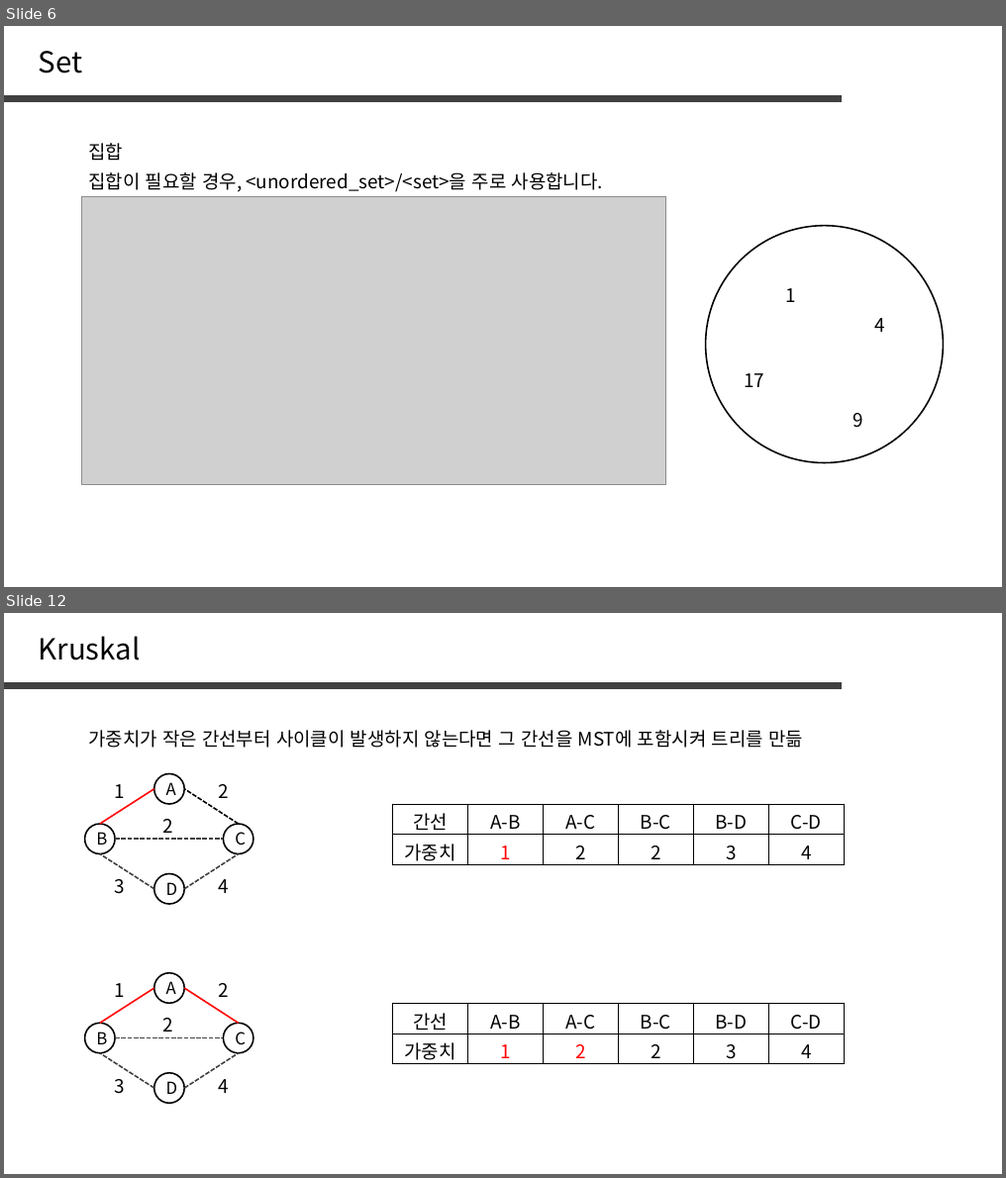
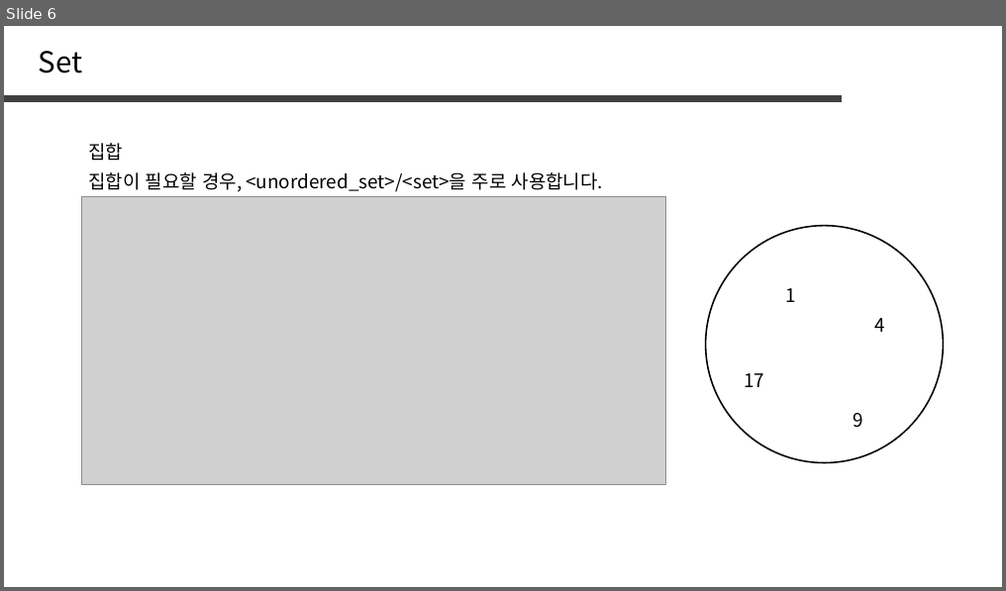
Before and after one commit to jaehoo1/PS-study, a slide deck: study/15_Hash Set, Hash Map.pptx. Shown one above the other, each under a label of ours: slides 6 and 12 before the commit, slide 6 after it; the slides between them are not shown. The pictures are 1006x1178 and 1006x591 pixels, drawn with LibreOffice and Linux fonts; fonts in the diff are those of the drawing; grey boxes stand for pictures. Boxes give left, top, right and bottom in pixels: in the first picture for what was removed or moved away, otherwise in the second. Text is boxed around its words. In the diff, an @@ line names an element or a change of style, - is before the commit and + after.

```diff
--- a/study/15_Hash Set, Hash Map.pptx
+++ b/study/15_Hash Set, Hash Map.pptx
@@ slide 12 removed at (x1=4, y1=613, x2=1002, y2=1174), background #FFFFFF @@
@@ text removed at (x1=39, y1=636, x2=141, y2=661) @@
-Kruskal
@@ line removed from (4, 685) to (843, 685) @@
@@ text removed at (x1=88, y1=730, x2=803, y2=748) @@
-가중치가 작은 간선부터 사이클이 발생하지 않는다면 그 간선을 MST에 포함시켜 트리를 만듦
@@ line removed from (100, 824) to (154, 789) @@
@@ text removed at (x1=115, y1=784, x2=125, y2=798) @@
-1
@@ ellipse removed at (x1=154, y1=774, x2=184, y2=804) @@
-A
@@ line removed from (239, 824) to (184, 789) @@
@@ text removed at (x1=218, y1=784, x2=228, y2=798) @@
-2
@@ text removed at (x1=162, y1=819, x2=172, y2=839) @@
-2
@@ table removed at (x1=392, y1=804, x2=842, y2=865), 2 rows, 6 columns @@
-간선 | A-B | A-C | B-C | B-D | C-D
-가중치 | 1 | 2 | 2 | 3 | 4
@@ ellipse removed at (x1=85, y1=824, x2=115, y2=854) @@
-B
@@ line removed from (115, 839) to (224, 839) @@
@@ ellipse removed at (x1=224, y1=824, x2=253, y2=854) @@
-C
@@ line removed from (154, 889) to (100, 854) @@
@@ text removed at (x1=115, y1=879, x2=125, y2=894) @@
-3
@@ ellipse removed at (x1=154, y1=874, x2=184, y2=904) @@
-D
@@ line removed from (184, 889) to (239, 854) @@
@@ text removed at (x1=218, y1=879, x2=228, y2=893) @@
-4
@@ line removed from (100, 1023) to (154, 988) @@
@@ text removed at (x1=115, y1=983, x2=125, y2=997) @@
-1
@@ ellipse removed at (x1=154, y1=973, x2=184, y2=1003) @@
-A
@@ line removed from (239, 1023) to (184, 988) @@
@@ text removed at (x1=218, y1=983, x2=228, y2=997) @@
-2
@@ ellipse removed at (x1=85, y1=1023, x2=115, y2=1054) @@
-B
@@ text removed at (x1=162, y1=1018, x2=172, y2=1032) @@
-2
@@ ellipse removed at (x1=224, y1=1023, x2=253, y2=1054) @@
-C
@@ table removed at (x1=392, y1=1004, x2=842, y2=1068), 2 rows, 6 columns @@
-간선 | A-B | A-C | B-C | B-D | C-D
-가중치 | 1 | 2 | 2 | 3 | 4
@@ line removed from (154, 1088) to (100, 1054) @@
@@ line removed from (115, 1039) to (224, 1039) @@
@@ line removed from (184, 1088) to (239, 1054) @@
@@ text removed at (x1=115, y1=1079, x2=125, y2=1094) @@
-3
@@ ellipse removed at (x1=154, y1=1073, x2=184, y2=1103) @@
-D
@@ text removed at (x1=218, y1=1079, x2=228, y2=1093) @@
-4
```
Also in this commit, not shown: 1 slide changed, 3 slides added, 12 other slides removed.
